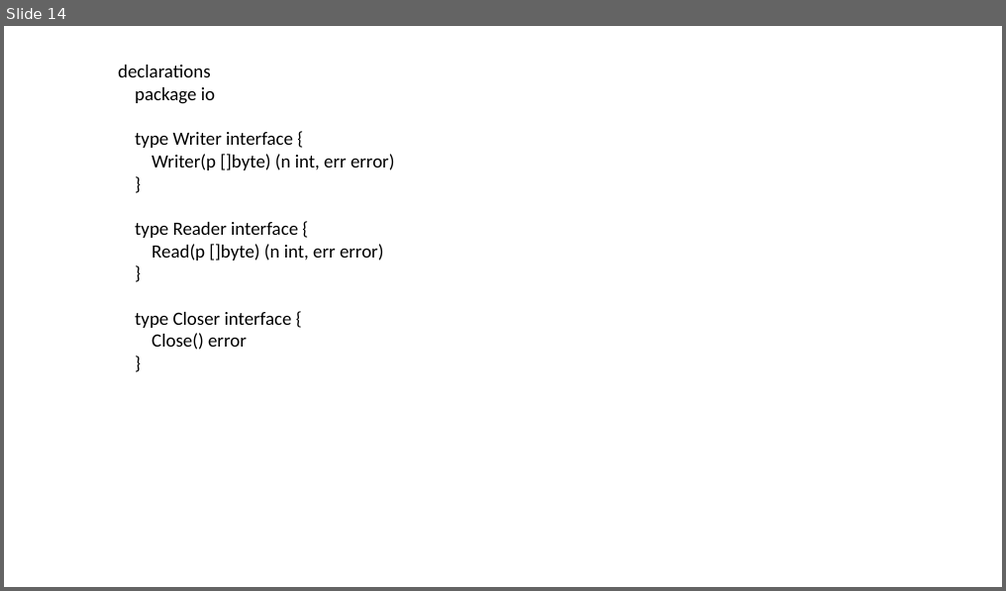
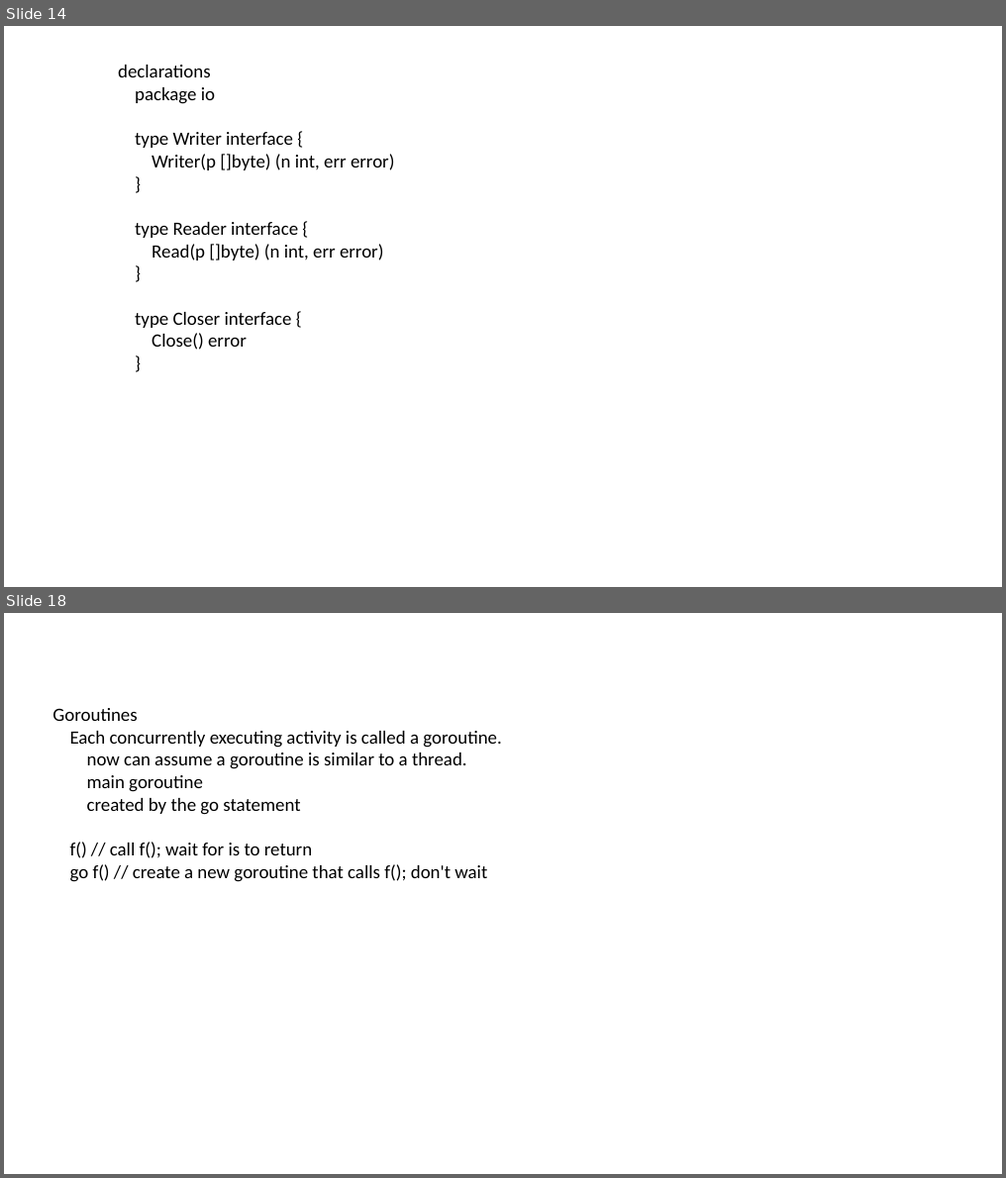
Before and after one commit to bowenchen6/golang-session, a slide deck: Go Language Sharing.pptx. Shown one above the other, each under a label of ours: slide 14 before the commit, slides 14 and 18 after it; the slides between them are not shown. The pictures are 1006x591 and 1006x1178 pixels, drawn with LibreOffice and Linux fonts; fonts in the diff are those of the drawing. Boxes give left, top, right and bottom in pixels: in the first picture for what was removed or moved away, otherwise in the second. Text is boxed around its words. In the diff, an @@ line names an element or a change of style, - is before the commit and + after.

```diff
--- a/Go Language Sharing.pptx
+++ b/Go Language Sharing.pptx
@@ slide 18 added at (x1=4, y1=613, x2=1002, y2=1174), background #FFFFFF @@
@@ text added at (x1=53, y1=708, x2=501, y2=882), 18 pt, text #000000 @@
+Goroutines
+Each concurrently executing activity is called a goroutine.
+now can assume a goroutine is similar to a thread.
+main goroutine
+created by the go statement
+f() // call f(); wait for is to return
+go f() // create a new goroutine that calls f(); don't wait
```
Also in this commit, not shown: 7 other slides added, 1 slide removed.
